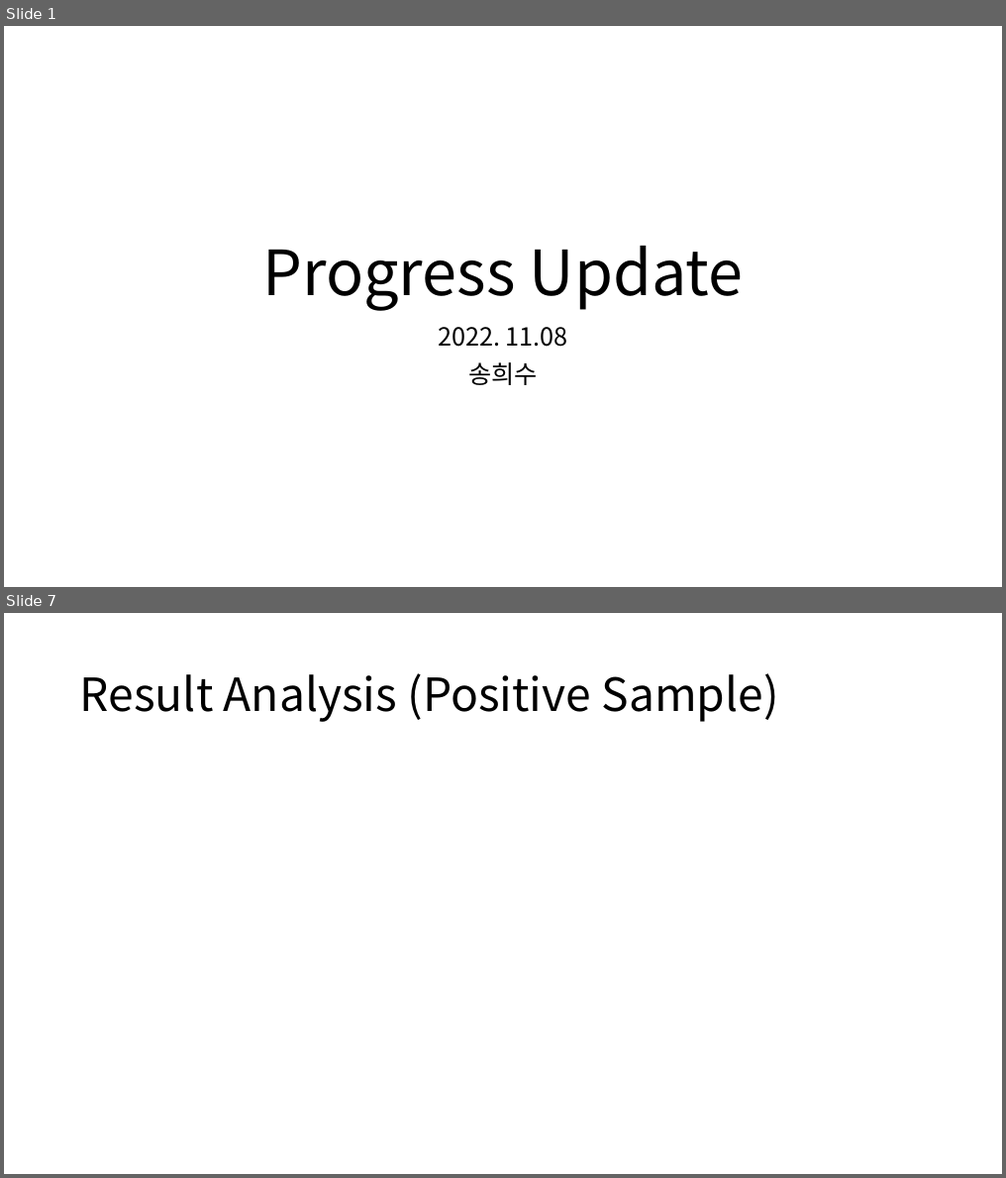
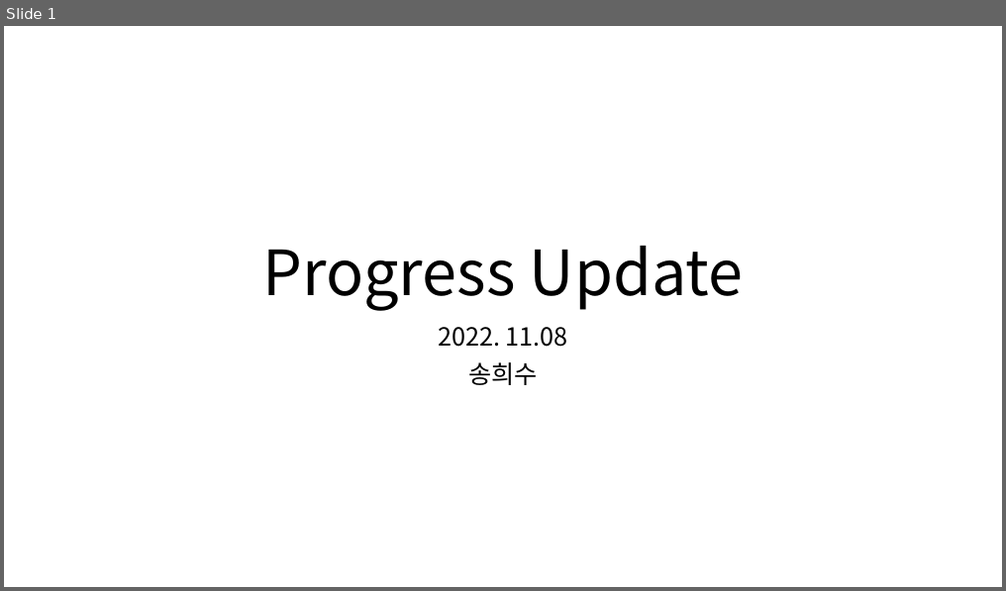
Before and after one commit to HeesooSong/UNIST_internship, a slide deck: Progress Update/20221108_Progress Update.pptx. Shown one above the other, each under a label of ours: slides 1 and 7 before the commit, slide 1 after it; the slides between them are not shown. The pictures are 1006x1178 and 1006x591 pixels, drawn with LibreOffice and Linux fonts; fonts in the diff are those of the drawing. Boxes give left, top, right and bottom in pixels: in the first picture for what was removed or moved away, otherwise in the second. Text is boxed around its words. In the diff, an @@ line names an element or a change of style, - is before the commit and + after.

```diff
--- a/Progress Update/20221108_Progress Update.pptx
+++ b/Progress Update/20221108_Progress Update.pptx
@@ slide 7 removed at [4,613,1002,1174], background #FFFFFF @@
@@ title removed at [80,673,778,722] @@
-Result Analysis (Positive Sample)
```
Also in this commit, not shown: 4 slides changed, 14 slides added, 1 other slide removed, 15 other files.
